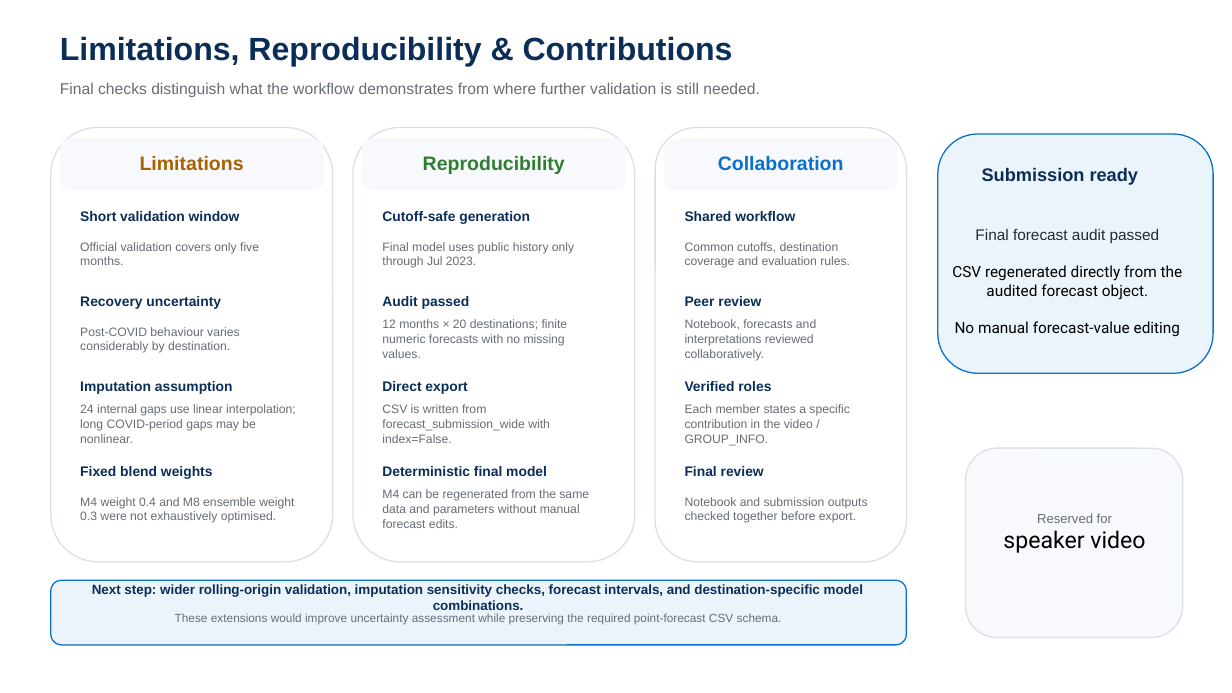
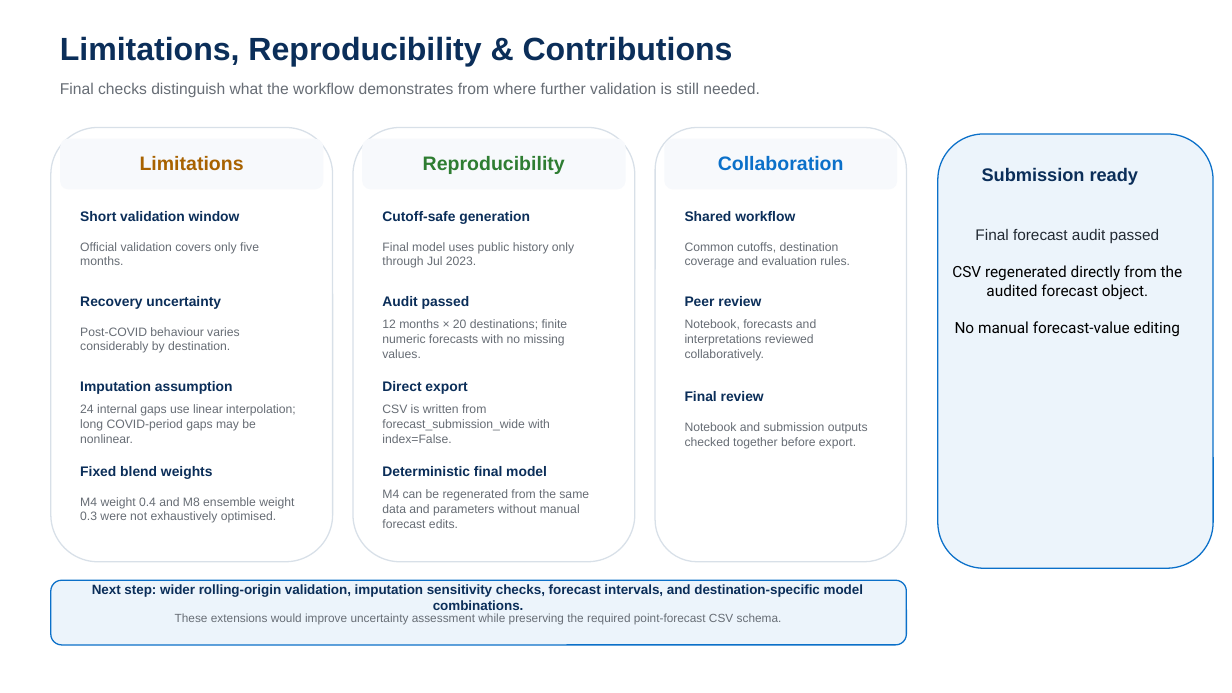
Before and after one commit to shakai2k/endterm-task, a slide deck: slide 12 of docs/Assessment2.pptx. Drawn at 1232x693 pixels with LibreOffice and Linux fonts; fonts in the diff are those of the drawing. Boxes give left, top, right and bottom in pixels: in the first picture for what was removed or moved away, otherwise in the second. Text is boxed around its words. In the diff, an @@ line names an element or a change of style, - is before the commit and + after.

```diff
--- a/docs/Assessment2.pptx
+++ b/docs/Assessment2.pptx
@@ rounded rectangle: place and size @@
-rounded rectangle at [938, 134, 1214, 373]
+rounded rectangle at [938, 134, 1214, 568]
@@ text "Final review": place and size @@
-text "Final review" at [685, 466, 764, 476]
+text "Final review" at [685, 391, 764, 401]
@@ text removed at [685, 381, 771, 391] @@
-Verified roles
@@ text "Notebook and submission outputs checked ...": place and size @@
-text "Notebook and submission outputs checked ..." at [685, 497, 868, 523]
+text "Notebook and submission outputs checked ..." at [685, 422, 868, 449]
@@ text removed at [685, 404, 850, 446] @@
-Each member states a specific contribution in the video / GROUP_INFO.
@@ rounded rectangle removed at [966, 448, 1183, 638] @@
@@ text removed at [1003, 513, 1145, 553] @@
-Reserved for
-speaker video
```
Also in this commit, not shown: 10 other slides changed, 5 other files.
